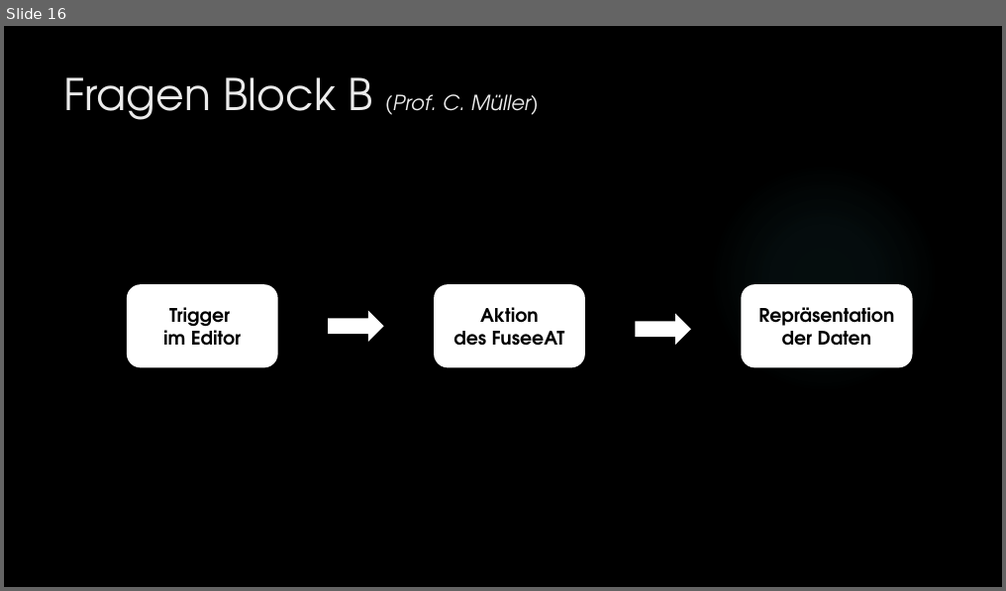
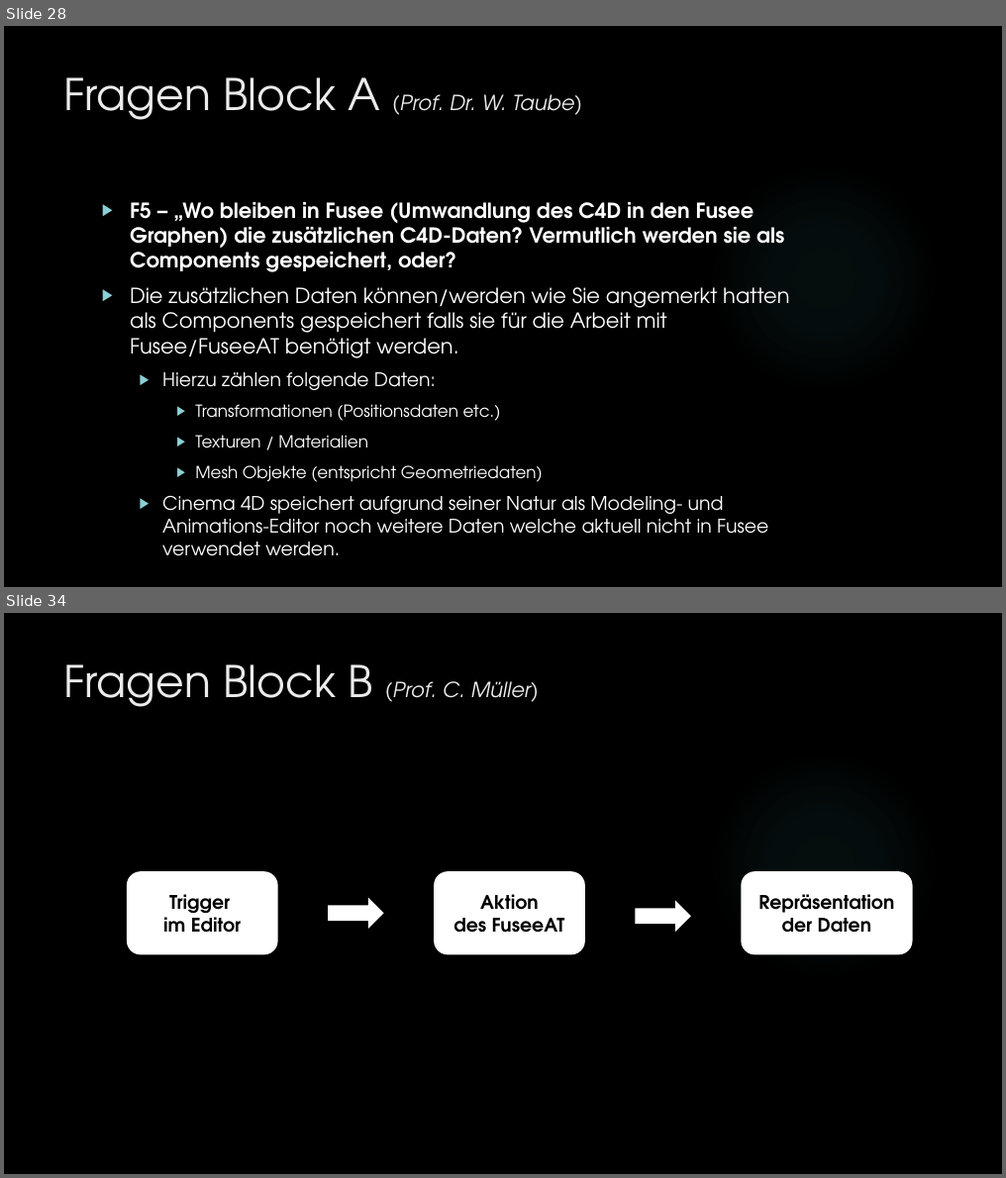
Before and after one commit to dNovel/MasterThesisWS1415, a slide deck: Disputation/Praesentation_DominikSteffen.pptx. Shown one above the other, each under a label of ours: slide 16 before the commit, slides 28 and 34 after it; the slides between them are not shown. The pictures are 1006x591 and 1006x1178 pixels, drawn with LibreOffice and Linux fonts; fonts in the diff are those of the drawing; background and template pictures are left out. Boxes give left, top, right and bottom in pixels: in the first picture for what was removed or moved away, otherwise in the second. Text is boxed around its words. In the diff, an @@ line names an element or a change of style, - is before the commit and + after.

Commit message:
Fragen von Prof. Taube eingebaut.
Fragen eingefügt. Nächster Schritt: Clean Up und Fehler beseitigen.

```diff
--- a/Disputation/Praesentation_DominikSteffen.pptx
+++ b/Disputation/Praesentation_DominikSteffen.pptx
@@ slide 28 added at (4,26,1002,587), background picture (left out); not listed: 1 template element that a slide beside it also shows @@
@@ title added at (64,77,582,120), 20 pt, text #EBEBEB, italic @@
+Fragen Block A (Prof. Dr. W. Taube)
@@ text added at (130,202,789,534), 20 pt, text #FFFFFF @@
+▶ F5 – „Wo bleiben in Fusee (Umwandlung des C4D in den Fusee Graphen) die zusätzlichen C4D‐Daten? Vermutlich werden sie als Components gespeichert, oder?
+▶ Die zusätzlichen Daten können/werden wie Sie angemerkt hatten als Components gespeichert falls sie für die Arbeit mit Fusee/FuseeAT benötigt werden.
+  ▶ Hierzu zählen folgende Daten:
+    ▶ Transformationen (Positionsdaten etc.)
+    ▶ Texturen / Materialien
+    ▶ Mesh Objekte (entspricht Geometriedaten)
+  ▶ Cinema 4D speichert aufgrund seiner Natur als Modeling- und Animations-Editor noch weitere Daten welche aktuell nicht in Fusee verwendet werden.
@@ what was slide 16 is now slide 34 @@
```
Also in this commit, not shown: 4 slides changed, 17 other slides added.
